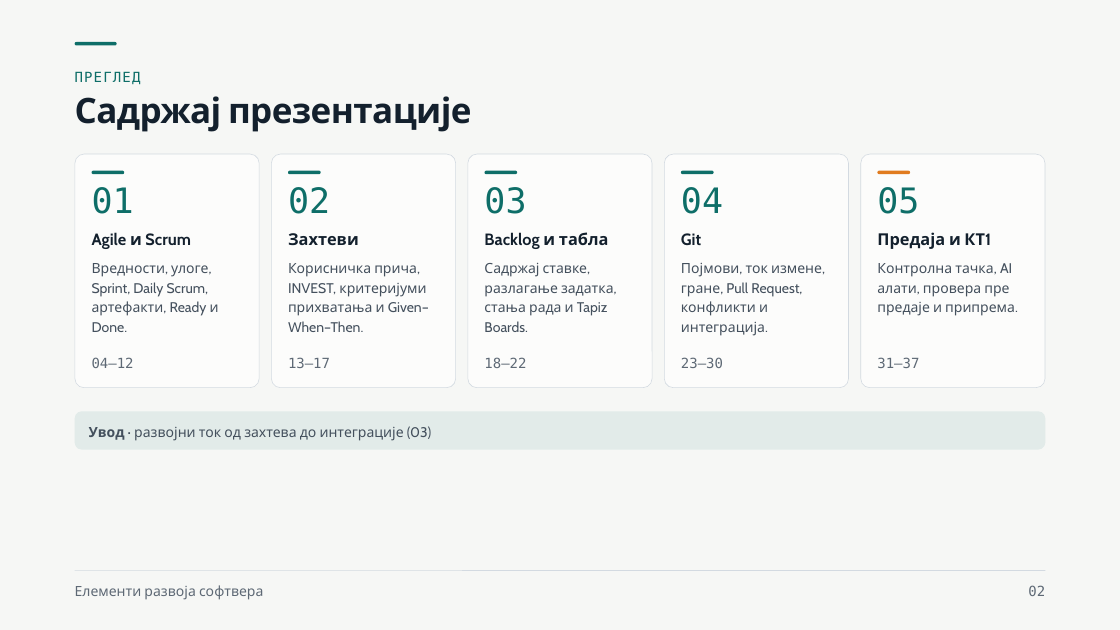
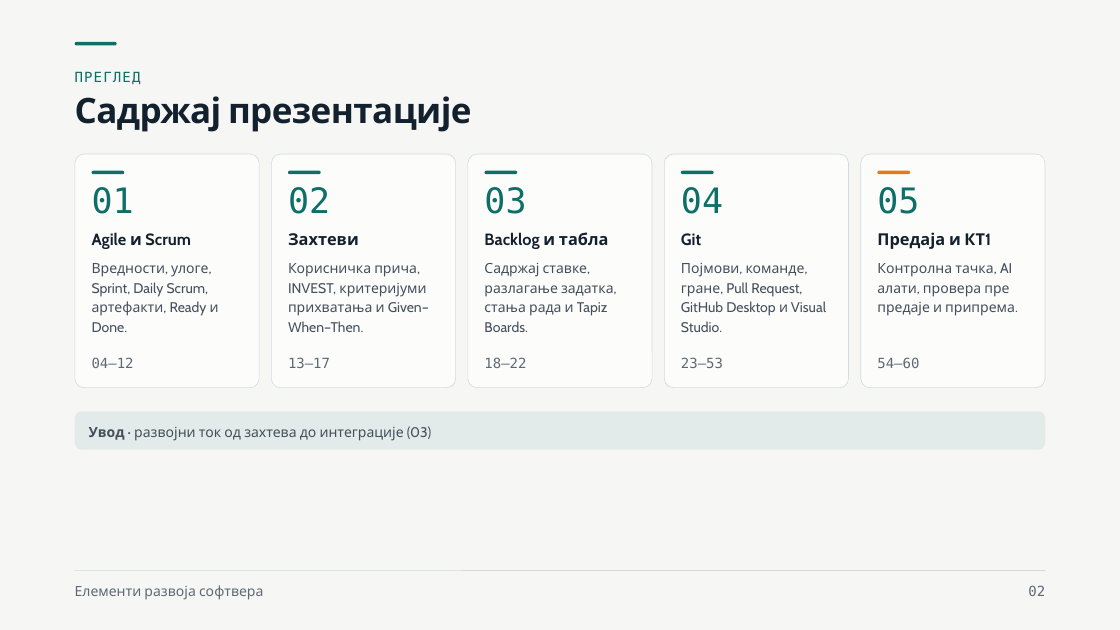
Before and after one commit to owlCoder/ftn-nastavni-materijali, a slide deck: slide 2 of Elementi razvoja softvera (ERS)/Nastavni materijali/01 Zahtevi, backlog i Git/Zahtevi, backlog i Git.pptx. Drawn at 1120x630 pixels with LibreOffice and Linux fonts; fonts in the diff are those of the drawing. Boxes give left, top, right and bottom in pixels: in the first picture for what was removed or moved away, otherwise in the second. Text is boxed around its words. In the diff, an @@ line names an element or a change of style, - is before the commit and + after.

```diff
--- a/Elementi razvoja softvera (ERS)/Nastavni materijali/01 Zahtevi, backlog i Git/Zahtevi, backlog i Git.pptx
+++ b/Elementi razvoja softvera (ERS)/Nastavni materijali/01 Zahtevi, backlog i Git/Zahtevi, backlog i Git.pptx
@@ text at (681, 263, 826, 332): text changed @@
-Појмови, ток измене, гране, Pull Request, конфликти и интеграција.
+Појмови, команде, гране, Pull Request, GitHub Desktop и Visual Studio.
@@ text at (681, 357, 723, 368): text changed @@
-23–30
+23–53
@@ text at (877, 357, 919, 368): text changed @@
-31–37
+54–60
```
Also in this commit, not shown: 13 other slides changed, 23 slides added, 2 other files.
